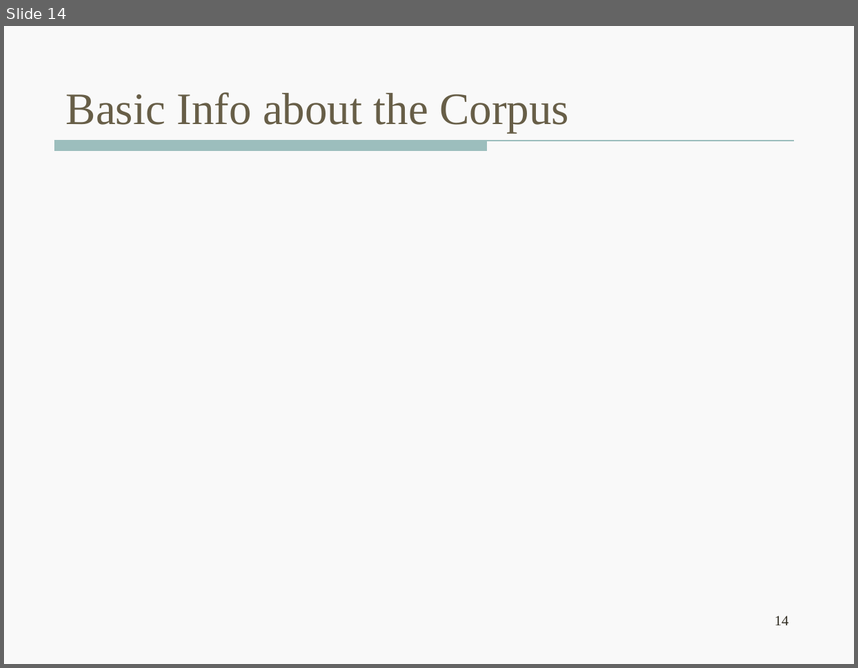
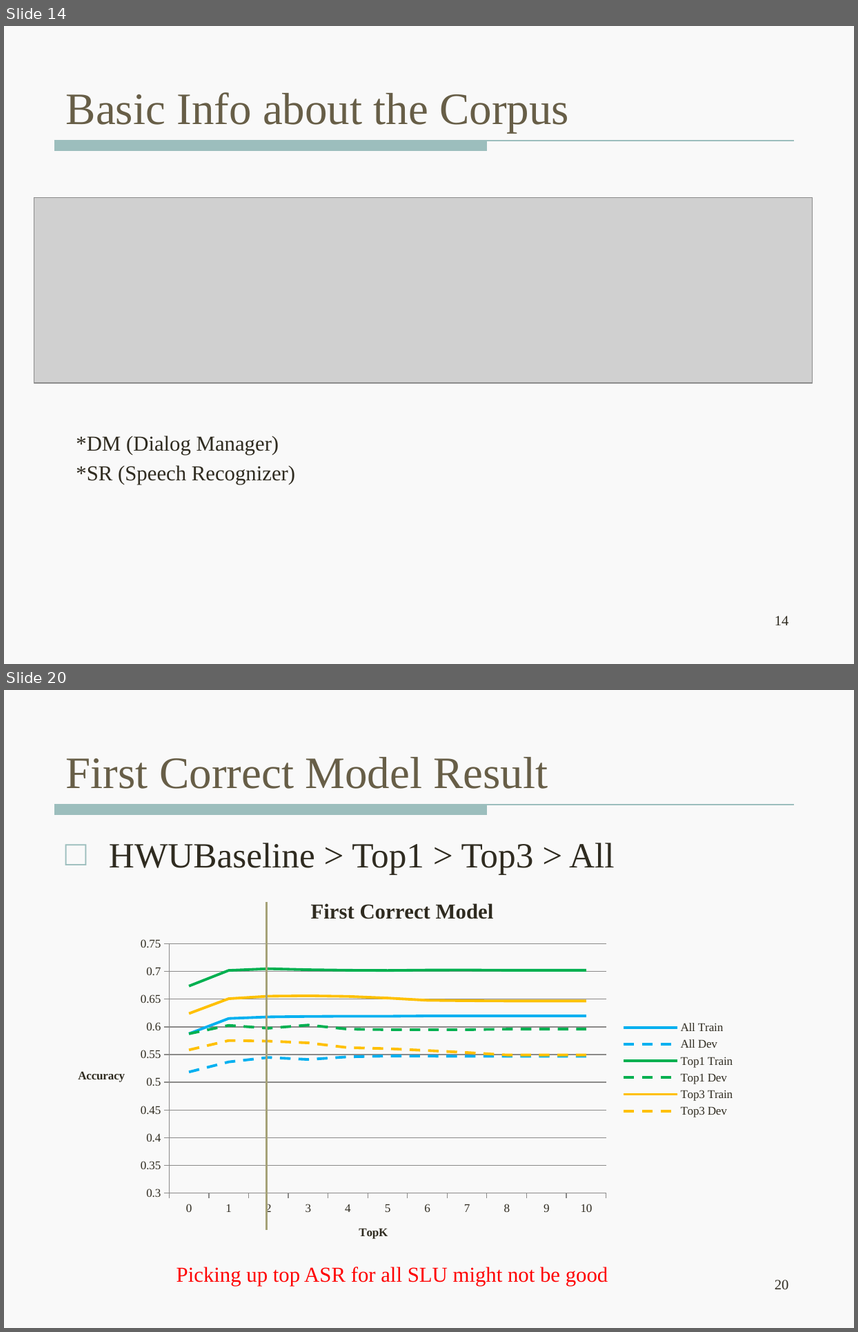
Before and after one commit to wencanluo/NLPFall2013, a slide deck: doc/12.06.2013 Meeting/DSTC2-12-16-2013.pptx. Shown one above the other, each under a label of ours: slide 14 before the commit, slides 14 and 20 after it; the slides between them are not shown. The pictures are 858x668 and 858x1332 pixels, drawn with LibreOffice and Linux fonts; fonts in the diff are those of the drawing; grey boxes stand for pictures. Boxes give left, top, right and bottom in pixels: in the first picture for what was removed or moved away, otherwise in the second. Text is boxed around its words. In the diff, an @@ line names an element or a change of style, - is before the commit and + after.

```diff
--- a/doc/12.06.2013 Meeting/DSTC2-12-16-2013.pptx
+++ b/doc/12.06.2013 Meeting/DSTC2-12-16-2013.pptx
@@ slide 20 added at (4, 690, 854, 1328), background #F9F9F9; not listed: 1 template element that a slide beside it also shows @@
@@ title added at (66, 757, 548, 789), 38 pt, text #675E47 @@
+First Correct Model Result
@@ text added at (109, 842, 614, 875), 30 pt, text #2F2B20 @@
+□ HWUBaseline > Top1 > Top3 > All
@@ line chart added at (61, 881, 744, 1256) @@
+title "First Correct Model"
+categories: 1, 2, 3, 4, 5, 6, 7, 8, 9, 10, 11
+All Train: 0.59, 0.62, 0.62, 0.62, 0.62, 0.62, 0.62, 0.62, 0.62, 0.62, 0.62
+All Dev: 0.52, 0.54, 0.54, 0.54, 0.55, 0.55, 0.55, 0.55, 0.55, 0.55, 0.55
+Top1 Train: 0.67, 0.7, 0.7, 0.7, 0.7, 0.7, 0.7, 0.7, 0.7, 0.7, 0.7
+Top1 Dev: 0.59, 0.6, 0.6, 0.6, 0.6, 0.59, 0.59, 0.59, 0.6, 0.6, 0.6
+Top3 Train: 0.62, 0.65, 0.66, 0.66, 0.65, 0.65, 0.65, 0.65, 0.65, 0.65, 0.65
+Top3 Dev: 0.56, 0.58, 0.57, 0.57, 0.56, 0.56, 0.56, 0.55, 0.55, 0.55, 0.55
@@ line added from (267, 1230) to (267, 902), #A6A278 2.25 pt @@
@@ text added at (176, 1266, 608, 1285), 18 pt, text #FF0000 @@
+Picking up top ASR for all SLU might not be good
@@ page number added at (775, 1279, 789, 1289), 12 pt, text #2F2B20 @@
+20
@@ slide 14 changed as well @@
@@ picture added at (34, 198, 813, 383) @@
@@ text added at (76, 435, 295, 484), 18 pt, text #2F2B20 @@
+*DM (Dialog Manager)
+*SR (Speech Recognizer)
```
Also in this commit, not shown: 11 other slides changed, 10 other slides added, 4 slides removed, 8 other files.
